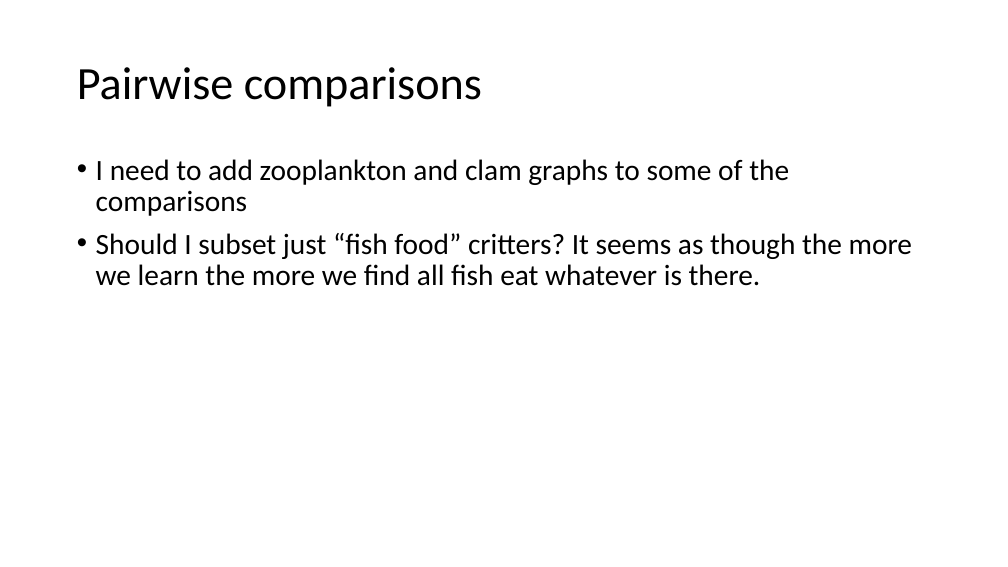
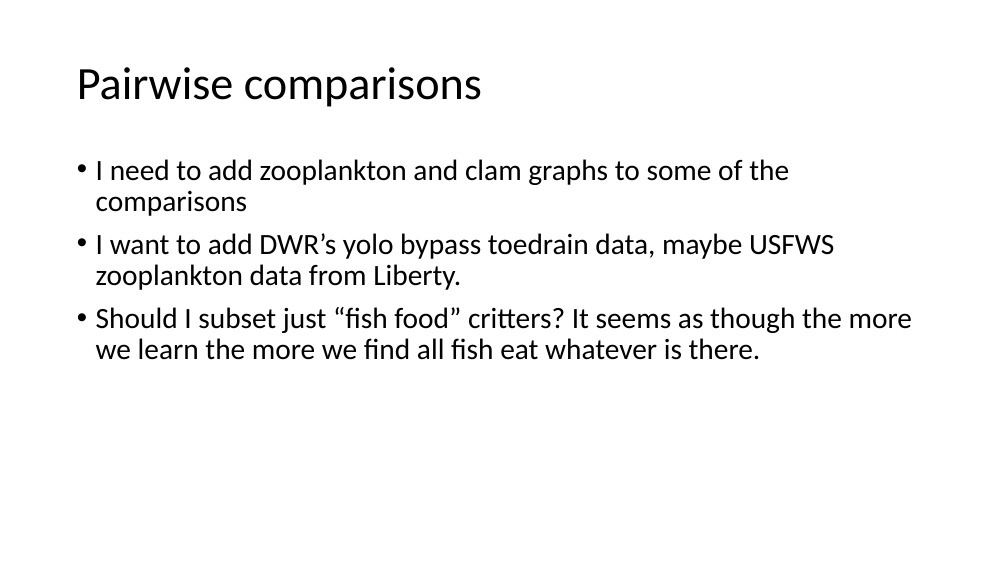
Before and after one commit to rosehartman/FRPreport2018, a slide deck: slide 31 of May phase IV analyses.pptx (slide 23 before the commit). Drawn at 1008x567 pixels with LibreOffice and Linux fonts; fonts in the diff are those of the drawing. Boxes give left, top, right and bottom in pixels: in the first picture for what was removed or moved away, otherwise in the second. Text is boxed around its words. In the diff, an @@ line names an element or a change of style, - is before the commit and + after.

```diff
--- a/May phase IV analyses.pptx
+++ b/May phase IV analyses.pptx
@@ text at bbox=[96, 233, 834, 290]: paragraph added @@
+• I want to add DWR’s yolo bypass toedrain data, maybe USFWS zooplankton data from Liberty.
```
Also in this commit, not shown: 4 other slides changed, 9 slides added, 1 slide removed, 9 other files.
